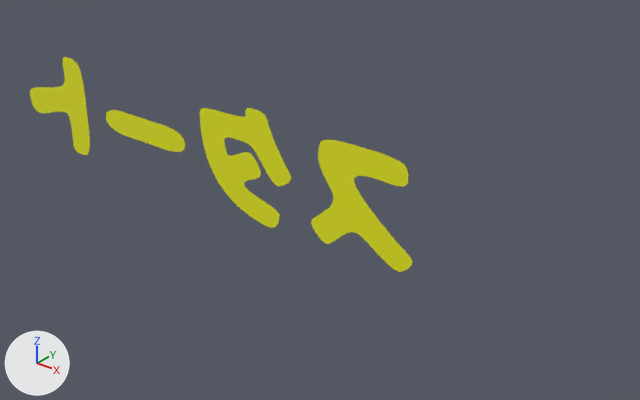
One commit to the OBJ model Resources/UI_Title_Stsrt.obj: the scene before it, then after it.
Both versions are drawn from a 50 mm camera at (3.38, -3.08, 1.85) aimed at (0.79, 0.15, -0.15). Lighting does not change. The marker at lower left points along +X, +Y and +Z. The picture after the commit comes second. Where no turn or scale is listed for an object, it has been applied to the vertices.

Objects in the first picture: 'テキスト'.
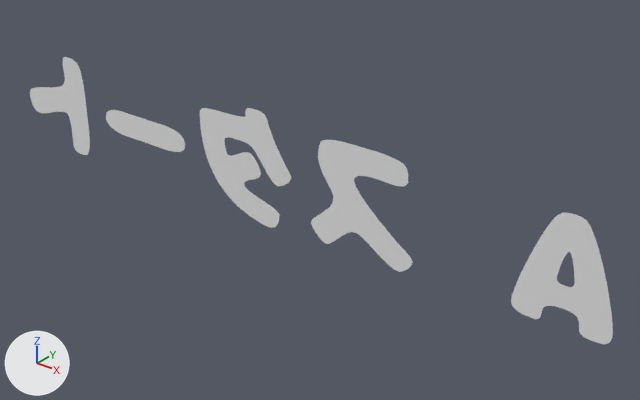
The newer file is also turned or shifted as a whole; pictures and numbers use the older file's frame.

Location of each change, (x1, y1, x2, y2) in pixels of the pictures (640 x 400 px):
'テキスト', reshaped (52% wider, 33% taller)
    before: (30, 57, 413, 272)
    after: (30, 57, 613, 344)
part 1 of me_テキスト, added
    after: (511, 213, 613, 344)
part 2 of me_テキスト, recoloured (yellow to white)
    both: (30, 57, 413, 272)

Patch to the scene script:
```diff
--- a/Resources/UI_Title_Stsrt.obj.py
+++ b/Resources/UI_Title_Stsrt.obj.py
@@ mat_マテリアル @@
+mat_マテリアル = principled_material('マテリアル')
+mat_マテリアル.base_color = (0.8, 0.8, 0.8)  # white #e7e7e7
+mat_マテリアル.roughness = 1.0
@@ me_テキスト @@
 # used by ob_テキスト; location = (0.0, 0.0, 0.0)
-me_テキスト.from_pydata(...)  # 714 vertices, 706 faces; spans x -1.47..1.47, y 0.0, z -0.32..0.32
+me_テキスト.from_pydata(...)  # 859 vertices, 851 faces; spans x -1.47..2.43, y 0.0, z -0.32..0.32
+# me_テキスト part 1: a new loose piece of 145 vertices spanning x 1.98..2.43, y 0.0, z -0.27..0.27, in mat_マテリアル (white #e7e7e7)
+# me_テキスト part 2: 706 faces spanning x -1.47..1.47, y 0.0, z -0.32..0.32 switch from mat_マテリアル_001 (picture img_ui_start_png) to mat_マテリアル (white #e7e7e7)
```
